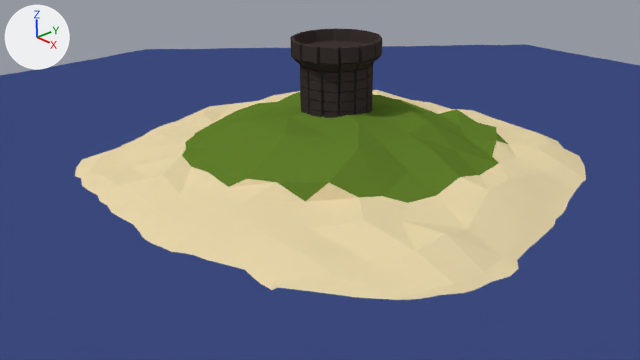
One commit to the Blender file Assets/Objects/Blender/Island.blend: the scene before it, then after it.
One viewpoint serves both versions: the file's camera 'Camera'. The axes (+X, +Y, +Z) are drawn at upper left. The lights are the same throughout.

In view in the first picture: 'Cylinder', 'IslandGround', 'Sea'.
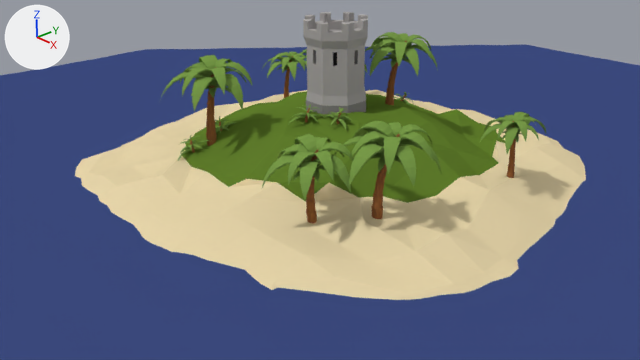
Commit message: Palm trees

Where the change shows, as pixel boxes (x1, y1, x2, y2) in the pictures (640 x 360 px):
'Cylinder', deleted (black): before (290, 28, 382, 118)
'Castle', added: after (303, 12, 368, 115)
'Palm.002', added (green): after (334, 121, 441, 219)
'Palm.003', added (green): after (262, 134, 354, 223)
'Palm.001', added (green): after (159, 55, 252, 146)
'Palm.000', added (green): after (365, 32, 438, 105)
'Palm.005', added (green): after (480, 112, 546, 178)
'Palm.008', added (green): after (262, 52, 307, 98)
'Plant.001', added: after (288, 104, 324, 125)
'Plant.002', added: after (178, 135, 210, 161)
'Plant', added: after (324, 107, 352, 130)
'Plant.003', added: after (206, 116, 237, 143)
'Plant.005', added: after (394, 92, 413, 106)
'Palm.006', added: after (296, 49, 307, 64)
'Palm.007', added: after (364, 65, 369, 77)

Patch to the scene script:
```diff
--- a/Assets/Objects/Blender/Island.blend.py
+++ b/Assets/Objects/Blender/Island.blend.py
@@ ob_cylinder @@
-ob_cylinder = bpy.data.objects.new('Cylinder', me_cylinder_001)
@@ ob_plant @@
+ob_plant = bpy.data.objects.new('Plant', me_cylinder)  # 1008 vertices, 961 faces; spans x -1.78..1.64, y -1.12..1.52, z -0.11..1.31; in mat_stam (brown #925f37), mat_palmleaf (green #779948)
+ob_plant.location = (2.76, -2.39, 4.7)
@@ ob_palm_001 @@
+ob_palm_001 = bpy.data.objects.new('Palm.001', me_cylinder_002)  # 1228 vertices, 1178 faces; spans x -1.46..1.83, y -1.51..1.27, z 0.0..3.05; in mat_stam (brown #925f37), mat_palmleaf (green #779948)
+ob_palm_001.location = (-5.14, -9.04, 2.47)
+ob_palm_001.scale = (2.4, 2.4, 2.4)
@@ ob_palm_000 @@
+ob_palm_000 = bpy.data.objects.new('Palm.000', me_cylinder_002.copy())
+ob_palm_000.location = (1.7, 4.65, 4.06)
+ob_palm_000.rotation_euler = (0.0, 0.0, 0.588)  # degrees (0, 0, 34)
+ob_palm_000.scale = (2.14, 2.14, 2.14)
@@ ob_palm_002 @@
+ob_palm_002 = bpy.data.objects.new('Palm.002', me_cylinder_002.copy())
+ob_palm_002.location = (11.87, -7.34, 1.37)
+ob_palm_002.rotation_euler = (0.0, 0.0, 0.588)  # degrees (0, 0, 34)
+ob_palm_002.scale = (2.21, 2.21, 2.21)
@@ ob_palm_003 @@
+ob_palm_003 = bpy.data.objects.new('Palm.003', me_cylinder_002.copy())
+ob_palm_003.location = (8.74, -10.35, 1.12)
+ob_palm_003.rotation_euler = (0.0924, -0.0055, 0.0593)  # degrees (5.3, -0.3, 3.4)
+ob_palm_003.scale = (2.02, 2.02, 2.02)
@@ ob_palm_005 @@
+ob_palm_005 = bpy.data.objects.new('Palm.005', me_cylinder_008)  # 1228 vertices, 1178 faces; spans x -1.46..1.83, y -1.51..1.27, z 0.0..3.39; in mat_stam (brown #925f37), mat_palmleaf (green #779948)
+ob_palm_005.location = (14.18, 4.58, 1.37)
+ob_palm_005.rotation_euler = (0.0, 0.0, 5.109)  # degrees (0, 0, 293)
+ob_palm_005.scale = (1.6, 1.6, 1.6)
@@ ob_palm_006 @@
+ob_palm_006 = bpy.data.objects.new('Palm.006', me_cylinder_008.copy())
+ob_palm_006.location = (-13.18, 8.97, 0.83)
+ob_palm_006.rotation_euler = (0.0, 0.0, 7.532)  # degrees (0, 0, 72)
+ob_palm_006.scale = (1.6, 1.6, 1.6)
@@ ob_palm_007 @@
+ob_palm_007 = bpy.data.objects.new('Palm.007', me_cylinder_002.copy())
+ob_palm_007.location = (-9.06, 10.24, 0.83)
+ob_palm_007.rotation_euler = (0.0, 0.0, 5.656)  # degrees (0, 0, 324)
+ob_palm_007.scale = (1.6, 1.6, 1.6)
@@ ob_palm_008 @@
+ob_palm_008 = bpy.data.objects.new('Palm.008', me_cylinder_002.copy())
+ob_palm_008.location = (-12.5, 4.77, 1.67)
+ob_palm_008.rotation_euler = (0.0, 0.0, 1.565)  # degrees (0, 0, 90)
+ob_palm_008.scale = (1.6, 1.6, 1.6)
@@ ob_plant_001 @@
+ob_plant_001 = bpy.data.objects.new('Plant.001', me_cylinder.copy())
+ob_plant_001.location = (0.6, -3.81, 4.7)
+ob_plant_001.rotation_euler = (0.0, 0.0, 1.449)  # degrees (0, 0, 83)
@@ ob_plant_002 @@
+ob_plant_002 = bpy.data.objects.new('Plant.002', me_cylinder.copy())
+ob_plant_002.location = (-5.37, -10.63, 2.23)
+ob_plant_002.rotation_euler = (-0.219, -0.356, 1.592)  # degrees (-13, -20, 91)
@@ ob_plant_003 @@
+ob_plant_003 = bpy.data.objects.new('Plant.003', me_cylinder.copy())
+ob_plant_003.location = (-5.55, -7.7, 3.07)
+ob_plant_003.rotation_euler = (-0.096, -0.402, 1.508)  # degrees (-5.5, -23, 86)
@@ ob_plant_005 @@
+ob_plant_005 = bpy.data.objects.new('Plant.005', me_cylinder.copy())
+ob_plant_005.location = (-0.87, 8.84, 3.02)
+ob_plant_005.rotation_euler = (-0.415, 0.0, 0.0)  # degrees (-24, 0, 0)
@@ ob_castle @@
+ob_castle = bpy.data.objects.new('Castle', me_cube)  # 928 vertices, 992 faces; spans x -2.5..2.5, y -2.5..2.5, z 0.0..7.63; in mat_stonebright (grey #aca8a6), mat_shadedark (black #252525), mat_stonedark (grey #8b8886)
+ob_castle.location = (0.0, 0.0, 4.67)
```
